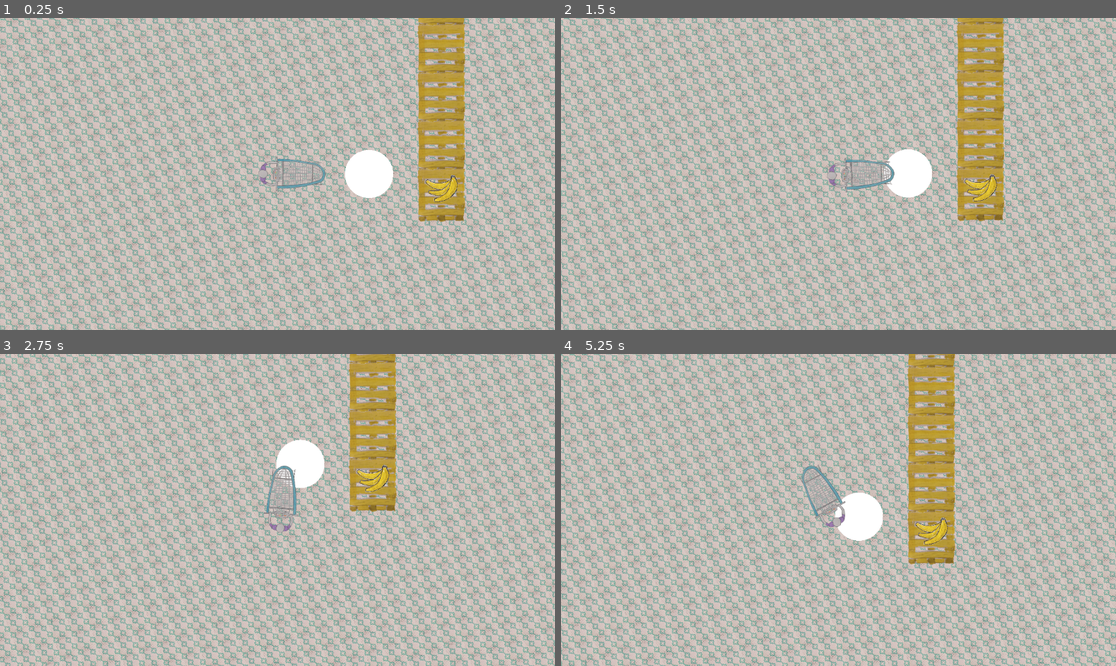
Above: before the commit, frames 1-4 (two rows, left to right).
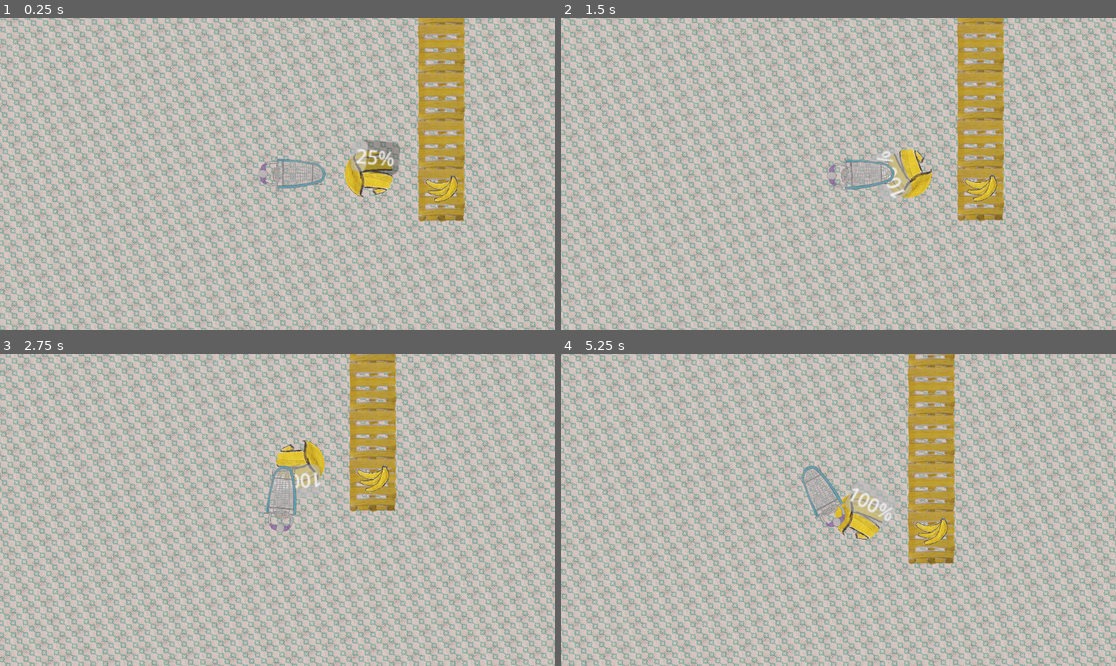
Above: after the commit, the same moments.

Repository: MathieuVavrille/market-drift
Game: Godot game, scene res://main.tscn
Same seed, same stepped clock (60 frames per second), same inputs: the game is played once before the commit and once after it.
Inputs:
- Up to frame 1 (0.25 s): no input
- Up to frame 2 (1.5 s): hold Right (ui_right) 0.53-1.28 s; hold Ctrl (turn) 0.53-1.28 s; hold Down (ui_down) from 1.28 s (still down); tap Ctrl (turn) at 1.35 s
- Up to frame 3 (2.75 s): release Down (ui_down) at 2.03 s; hold Right (ui_right) from 2.03 s (still down); hold Ctrl (turn) from 2.03 s (still down)
- Up to frame 4 (5.25 s): release Right (ui_right) at 2.78 s; release Ctrl (turn) at 2.78 s; hold Up (ui_up) 2.78-3.53 s; tap Ctrl (turn) at 2.85, 4.35 s; hold Ctrl (turn) 3.53-4.28 s; hold Left (ui_left) 3.53-5.03 s; hold Down (ui_down) from 5.03 s (still down); hold Ctrl (turn) from 5.03 s (still down)

The runs differ from the first frame. In frame 1, 1.4% of the frame differs, in the area x 62-73%, y 38-58%; in frame 2, 1.1%; in frame 3, 1.0%; in frame 4, 1.1%.
Error after the commit: Invalid assignment of property or key 'value' with value of type 'float' on a base object of type 'null instance'. (res://player_cart.gd:64)

Commit message:
achieve object_area

Diff:
--- a/goal_arrow.gd
+++ b/goal_arrow.gd
@@ -7,7 +7,12 @@
 
 @onready var target_visibility = target.get_node("VisibleOnScreenNotifier2D")
 
-func _process(_delta):
+var rotation_speed = 0.25
+func _process(delta):
+	if target == null:
+		print("finished")
+		queue_free()
+		return
 	visible = not target_visibility.is_on_screen()
 	var viewport_size = get_viewport().size
 	var angle = (target.global_position - camera.global_position).angle()
@@ -19,16 +24,5 @@
 
 func get_square_border_intersection(angle: float, size: Vector2) -> Vector2:
 	var dir = Vector2(cos(angle), sin(angle)).normalized()
-	var dx = dir.x
-	var dy = dir.y
-
-	var scale_x = INF
-	var scale_y = INF
-
-	if dx != 0.0:
-		scale_x = size.x / abs(dx)
-	if dy != 0.0:
-		scale_y = size.y / abs(dy)
-
-	var scale = min(scale_x, scale_y)
+	var scale = min(abs(size.x / dir.x), abs(size.y / dir.x))
 	return dir * scale
--- /dev/null
+++ b/object_area.gd
@@ -0,0 +1,21 @@
+extends Area2D
+
+signal is_achieved
+
+var is_achieving = false
+var rotation_speed = 0.25
+const MAX_SPEED = 50.
+func _process(delta):
+	$ProgressBar.value += delta
+	var speed_factor = 5 * exp(3 * $ProgressBar.value**2) - 4
+	rotation += rotation_speed * speed_factor * delta
+
+func achieved():
+	var tween := get_tree().create_tween()
+	tween.tween_property(
+		$Sprite, # Replace with your actual node path
+		"scale",
+		Vector2(0, 0),
+		1.0 # Duration in seconds
+	).set_trans(Tween.TRANS_BACK).set_ease(Tween.EASE_IN)
+	get_tree().create_timer(1.0).timeout.connect(queue_free)
--- a/object_area.tscn
+++ b/object_area.tscn
@@ -1,4 +1,7 @@
-[gd_scene load_steps=3 format=3 uid="uid://cbggpxj780byp"]
+[gd_scene load_steps=5 format=3 uid="uid://cbggpxj780byp"]
+
+[ext_resource type="Script" uid="uid://cyoy1ecojacg6" path="res://object_area.gd" id="1_1h7id"]
+[ext_resource type="Texture2D" uid="uid://cetg1mrx32spm" path="res://assets/market_tiles/banana.png" id="1_ng724"]
 
 [sub_resource type="SphereMesh" id="SphereMesh_er367"]
 radius = 5.0
@@ -10,9 +13,11 @@
 [node name="ObjectArea" type="Area2D"]
 collision_layer = 2
 collision_mask = 0
+script = ExtResource("1_1h7id")
 
-[node name="MeshInstance2D" type="MeshInstance2D" parent="."]
+[node name="Sprite" type="MeshInstance2D" parent="."]
 mesh = SubResource("SphereMesh_er367")
+texture = ExtResource("1_ng724")
 
 [node name="CollisionShape2D" type="CollisionShape2D" parent="."]
 shape = SubResource("CircleShape2D_er367")
@@ -20,3 +25,12 @@
 [node name="VisibleOnScreenNotifier2D" type="VisibleOnScreenNotifier2D" parent="."]
 position = Vector2(-5.96046e-08, 5.96046e-08)
 scale = Vector2(0.1, 0.1)
+
+[node name="ProgressBar" type="ProgressBar" parent="."]
+offset_left = -4.0
+offset_top = -7.0
+offset_right = 36.0
+offset_bottom = 20.0
+scale = Vector2(0.25, 0.25)
+max_value = 1.0
+step = 0.001
--- a/player_cart.gd
+++ b/player_cart.gd
@@ -50,12 +50,15 @@
 	return linear_velocity == Vector2.ZERO and angular_velocity == 0
 
 func _process(delta: float) -> void:
+	if inside_object != null:
+		inside_object.achieved_percentage = $ProgressBar.value
 	if inside_object != null and is_stopped():
 		$ProgressBar.visible = true
 		$ProgressBar.value += delta / 2
-		if $ProgressBar.value >= 100:
+		if $ProgressBar.value >= 1:
 			$ProgressBar.value =0.
 			$ProgressBar.visible = false
+			inside_object.achieved()
 			inside_object = null
 	else:
 		$ProgressBar.value =0.
--- a/player_cart.tscn
+++ b/player_cart.tscn
@@ -58,15 +58,5 @@
 rotation = 1.5708
 shape = SubResource("CapsuleShape2D_s7862")
 
-[node name="ProgressBar" type="ProgressBar" parent="."]
-offset_left = -4.0
-offset_top = -7.0
-offset_right = 36.0
-offset_bottom = 20.0
-scale = Vector2(0.25, 0.25)
-max_value = 1.0
-step = 0.001
-allow_greater = true
-
 [connection signal="area_entered" from="ObjectDetector" to="." method="entered_object"]
 [connection signal="area_exited" from="ObjectDetector" to="." method="object_exited"]
Not shown, added: object_area.gd.uid
